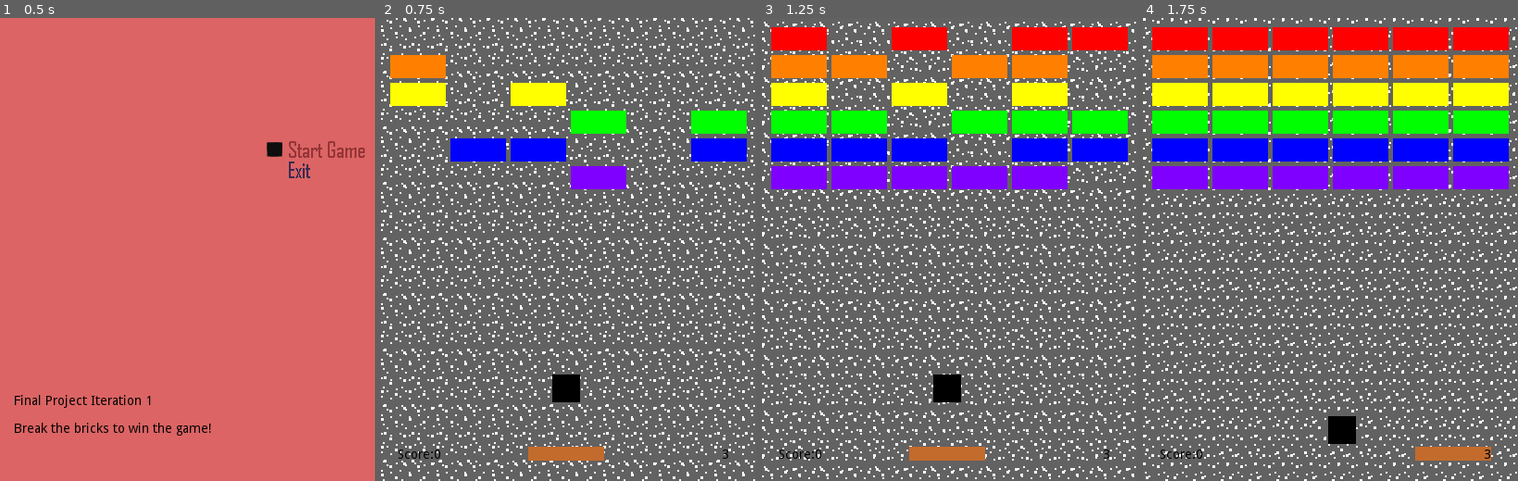
Above: before the commit, frames 1-4 (left to right).
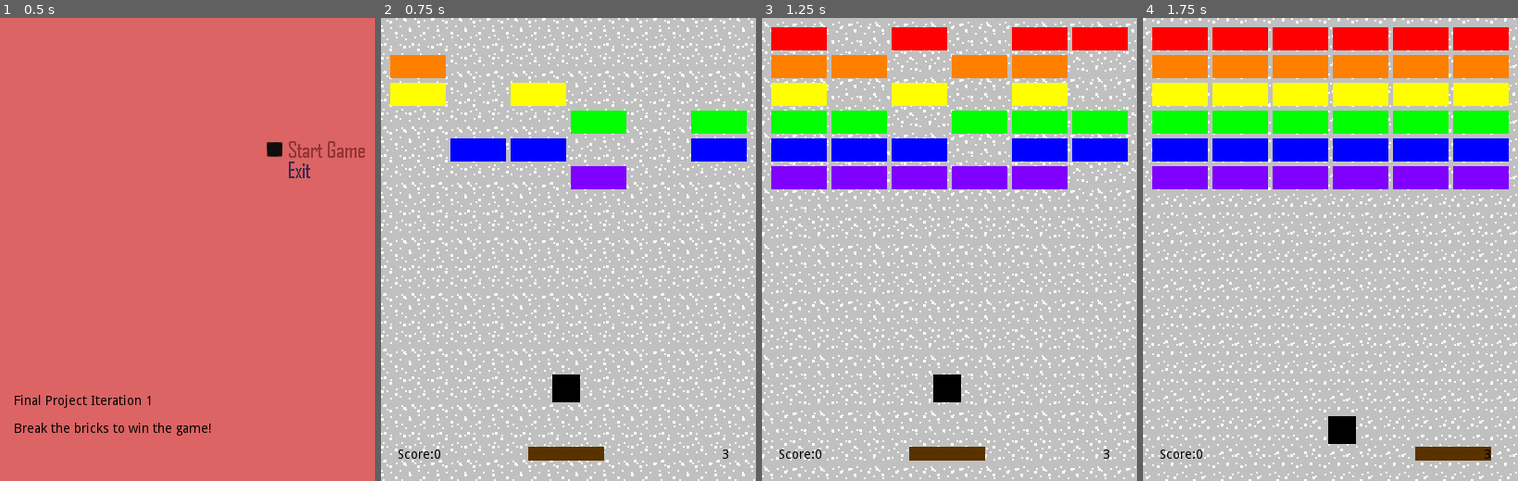
Above: after the commit, the same moments.

Repository: CodyMiner/FP-Breaker-Breaker
Game: Godot game, scene res://src/TitleScreen.tscn
The game is run twice, just before and just after one commit, with the same random seed, the same clock (stepped at 60 frames per second) and the same inputs.
Inputs (mouse positions are in pixels of both pictures, inside the frame that each line leads up to):
- Up to frame 1 (0.5 s): no input
- Up to frame 2 (0.75 s): click (696, 147) at 0.5 s
- Up to frame 3 (1.25 s): no input
- Up to frame 4 (1.75 s): tap Enter (enter) at 1.25 s; hold D (go_right) from 1.28 s (still down); hold Enter (enter) from 1.28 s (still down)

Frame 1 is identical in both runs. In frame 2, 84% of the frame differs, in the area x 0-100%, y 0-100%; in frame 3, 72%; in frame 4, 66%.

Commit message:
Darken paddle

Diff:
--- a/project/project.godot
+++ b/project/project.godot
@@ -52,5 +52,5 @@
 quality/driver/driver_name="GLES2"
 vram_compression/import_etc=true
 vram_compression/import_etc2=false
-environment/default_clear_color=Color( 0.384314, 0.384314, 0.384314, 1 )
+environment/default_clear_color=Color( 0.752941, 0.752941, 0.752941, 1 )
 environment/default_environment="res://default_env.tres"
Binary file changed: project/assets/paddle.png
